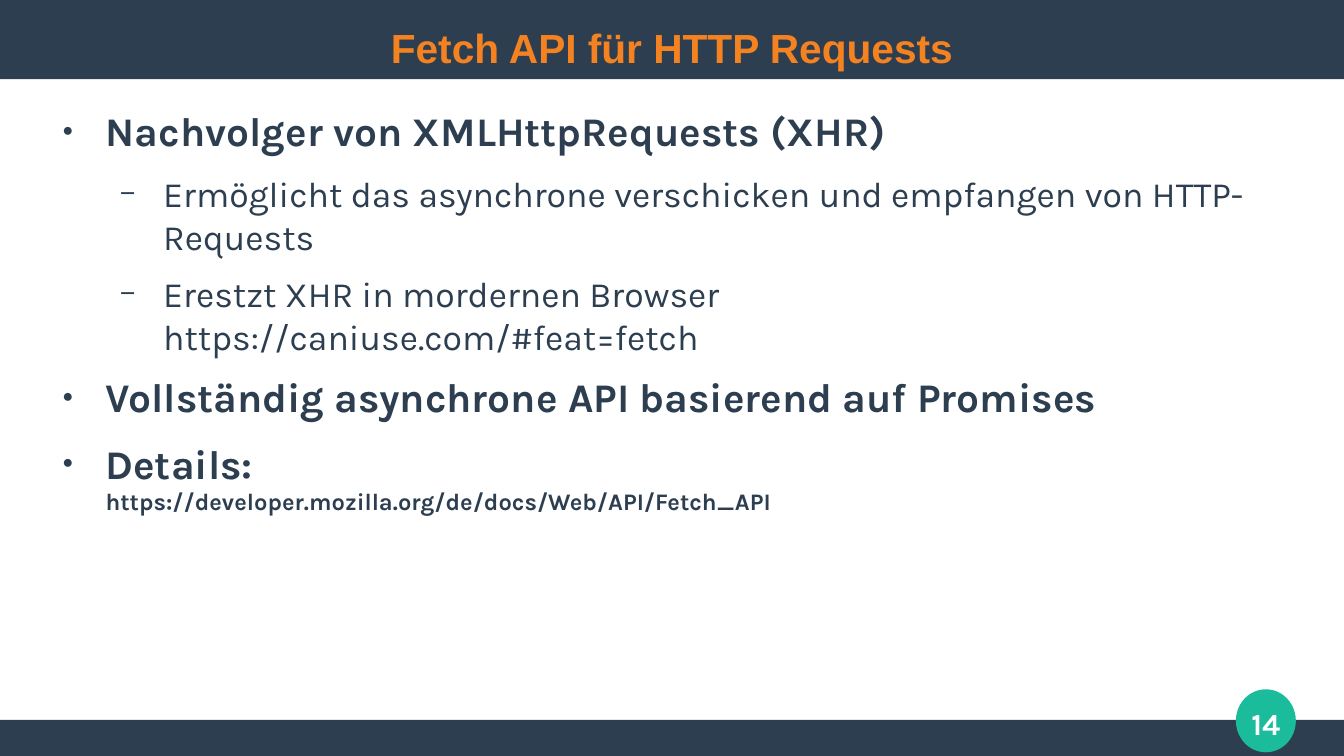
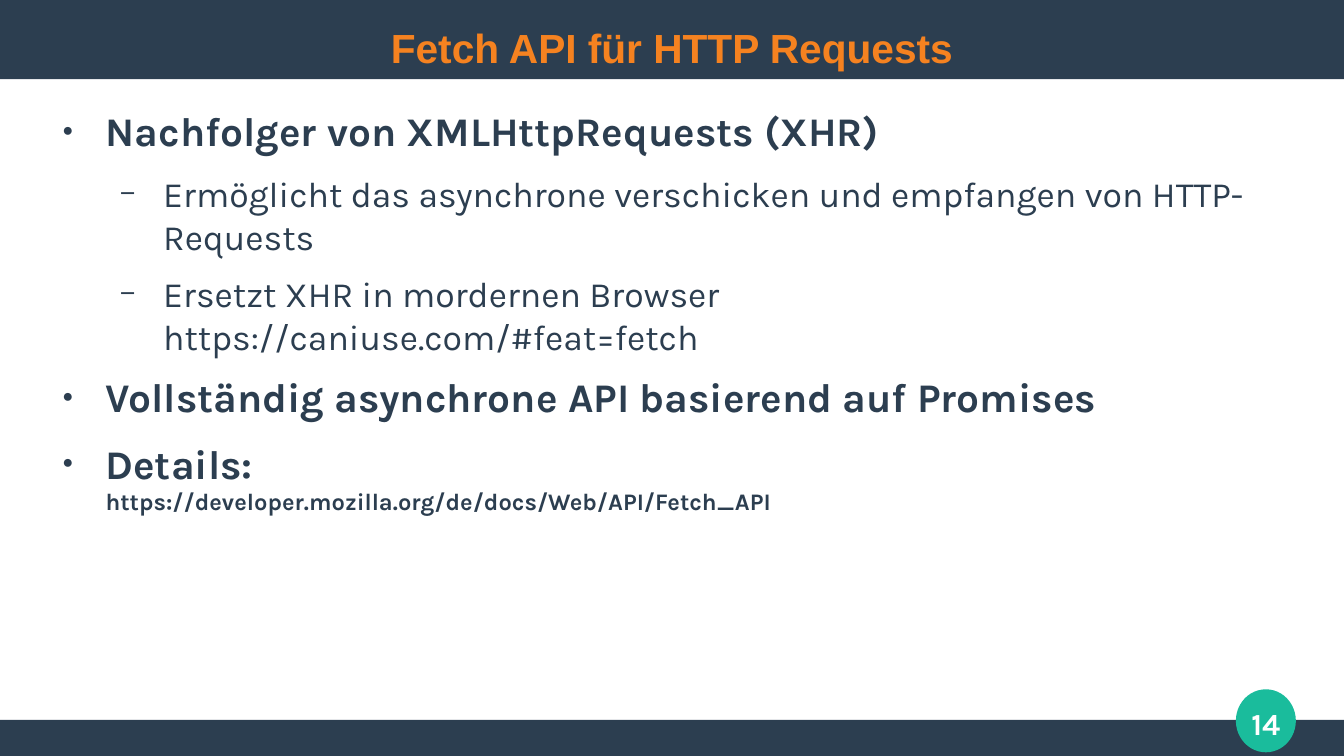
Before and after one commit to ghandmann/HS-AlbSig-WebAnwendungen2, a slide deck: slide 14 of Kapitel/05_Web2.0_AJAX_1x1.odp. Drawn at 1344x756 pixels with LibreOffice and Linux fonts; fonts in the diff are those of the drawing. Boxes give left, top, right and bottom in pixels: in the first picture for what was removed or moved away, otherwise in the second. Text is boxed around its words. In the diff, an @@ line names an element or a change of style, - is before the commit and + after.

```diff
--- a/Kapitel/05_Web2.0_AJAX_1x1.odp
+++ b/Kapitel/05_Web2.0_AJAX_1x1.odp
@@ text at <box>106,115,879,156</box>: text changed @@
-● Nachvolger von XMLHttpRequests (XHR)
+● Nachfolger von XMLHttpRequests (XHR)
@@ text at <box>163,282,719,359</box>: text changed @@
-  − Erestzt XHR in mordernen Browser
-    https://caniuse.com/#feat=fetch
+  − Ersetzt XHR in mordernen Browser
+    https://caniuse.com/#feat=fetch
```
Also in this commit, not shown: 2 other slides changed, 1 other file.
